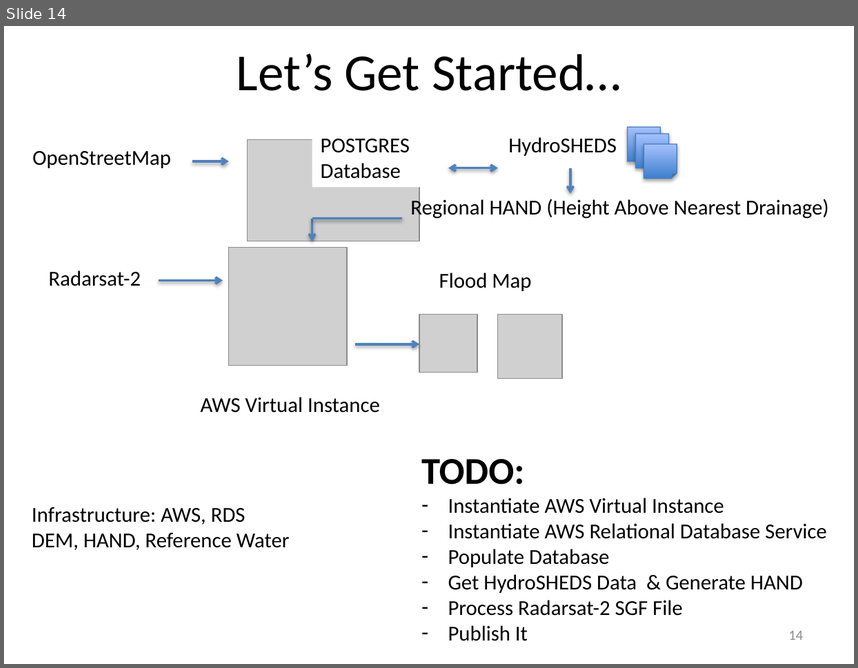
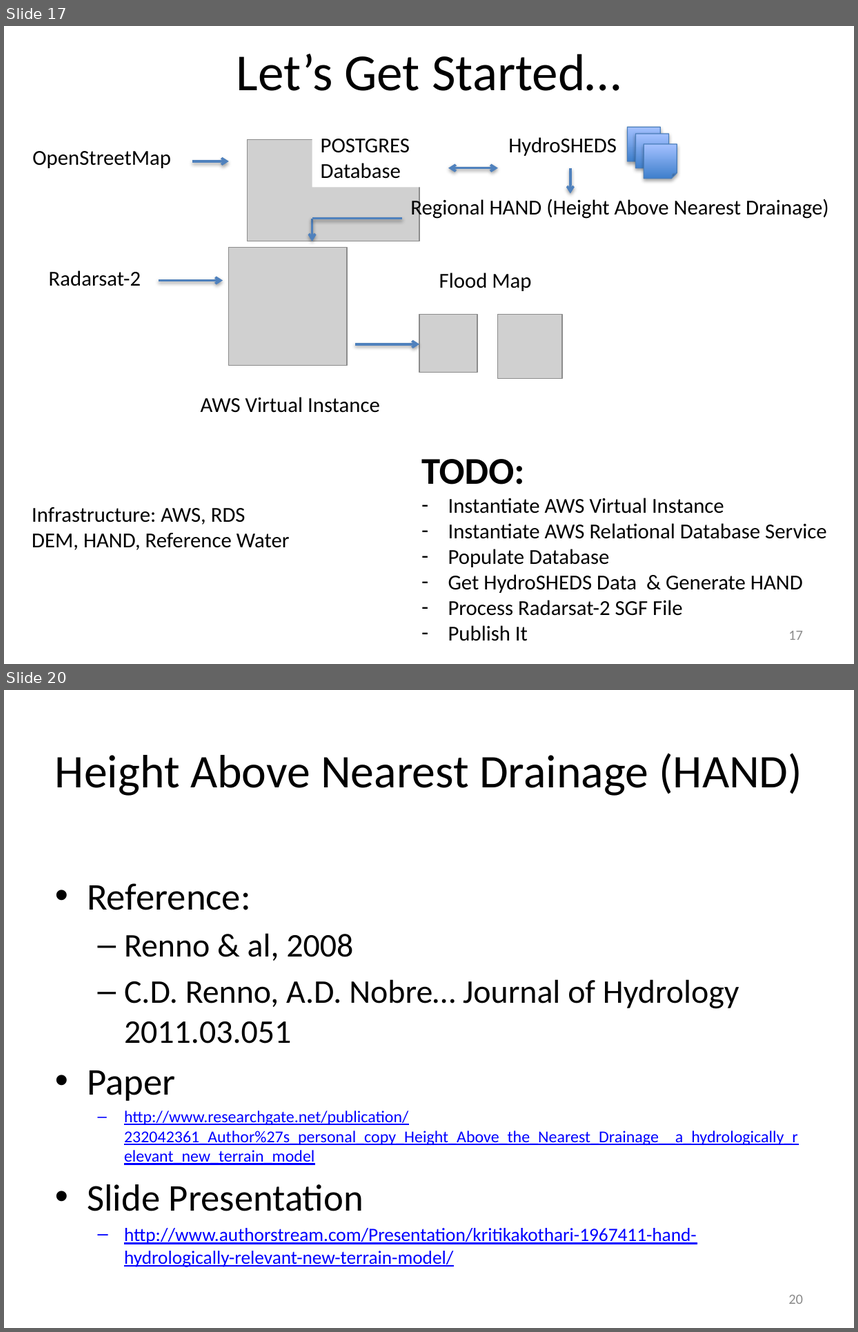
Before and after one commit to vightel/FloodMapsWorkshop, a slide deck: FloodMappingWorkshop.pptx. Shown one above the other, each under a label of ours: slide 14 before the commit, slides 17 and 20 after it; the slides between them are not shown. The pictures are 858x668 and 858x1332 pixels, drawn with LibreOffice and Linux fonts; fonts in the diff are those of the drawing; grey boxes stand for pictures. Boxes give left, top, right and bottom in pixels: in the first picture for what was removed or moved away, otherwise in the second. Text is boxed around its words. In the diff, an @@ line names an element or a change of style, - is before the commit and + after.

```diff
--- a/FloodMappingWorkshop.pptx
+++ b/FloodMappingWorkshop.pptx
@@ slide 20 added at (4,690,854,1328), background #FFFFFF @@
@@ title added at (55,753,802,796), 39.6 pt, text #000000 @@
+Height Above Nearest Drainage (HAND)
@@ text added at (87,883,798,1267), 14 pt, text #0000FF, underline @@
+• Reference:
+  – Renno & al, 2008
+  – C.D. Renno, A.D. Nobre… Journal of Hydrology 2011.03.051
+• Paper
+  – http://www.researchgate.net/publication/232042361_Author%27s_personal_copy_Height_Above_the_Nearest_Drainage__a_hydrologically_relevant_new_terrain_model
+• Slide Presentation
+  – http://www.authorstream.com/Presentation/kritikakothari-1967411-hand-hydrologically-relevant-new-terrain-model/
@@ page number added at (789,1294,803,1303), 12 pt, text #8C8C8C @@
+20
@@ what was slide 14 is now slide 17 @@
@@ page number at (789,630,803,639): text changed @@
-14
+17
```
Also in this commit, not shown: 1 slide changed, 18 other slides added, 10 other files.
